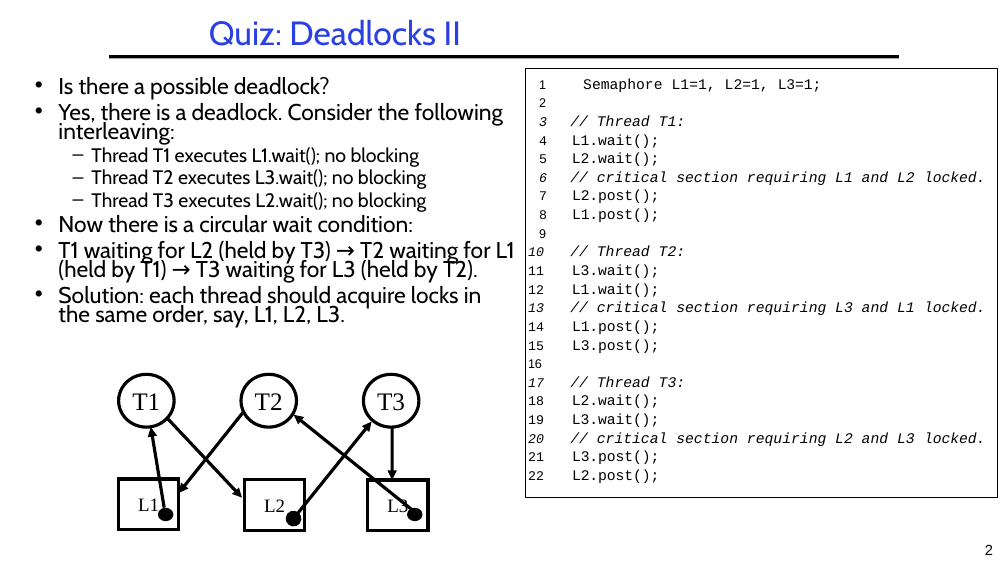
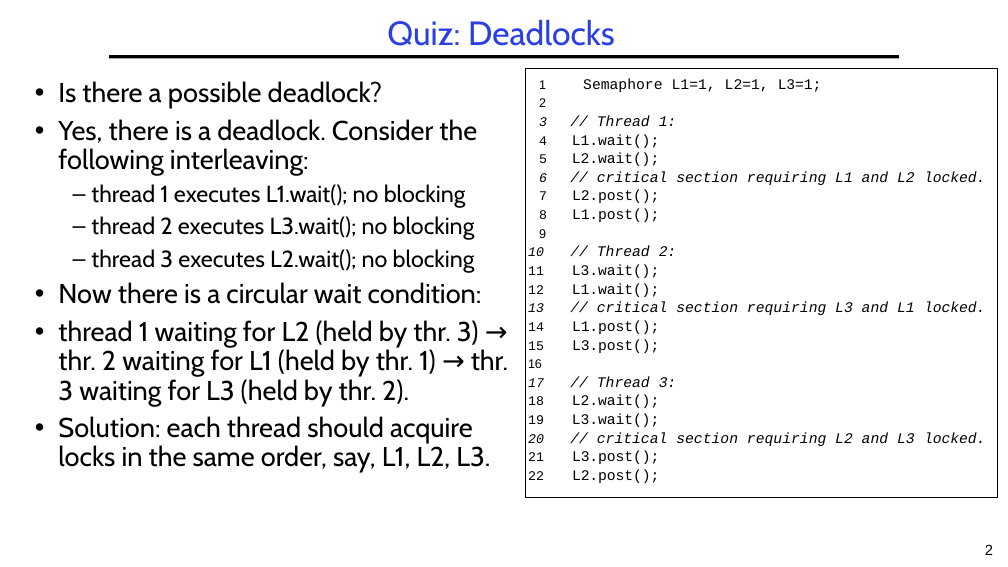
Before and after one commit to guhofstra/CSC256Fa25, a slide deck: slide 2 of PPTs/L4-Exercises ANS.pptx. Drawn at 1008x567 pixels with LibreOffice and Linux fonts; fonts in the diff are those of the drawing. Boxes give left, top, right and bottom in pixels: in the first picture for what was removed or moved away, otherwise in the second. Text is boxed around its words. In the diff, an @@ line names an element or a change of style, - is before the commit and + after.

```diff
--- a/PPTs/L4-Exercises ANS.pptx
+++ b/PPTs/L4-Exercises ANS.pptx
@@ title at (387,19,615,46): text changed @@
-Quiz: Deadlocks II
+Quiz: Deadlocks
@@ text at (58,81,490,473): size 21.7 to 25.9 pt in "Is there a possible deadlock?", "Yes, there is a deadlock. Consider the ...", "Now there is a circular wait condition:", "Solution: each thread should acquire locks in ..."; line spacing 0.7 to 0.9; more space between paragraphs @@
@@ text at (597,115,676,126): text changed @@
-3 // Thread T1:
+3 // Thread 1:
@@ text at (91,184,475,273): text changed; size 18.6 to 22.2 pt @@
-  – Thread T1 executes L1.wait(); no blocking
-  – Thread T2 executes L3.wait(); no blocking
-  – Thread T3 executes L2.wait(); no blocking
+  – thread 1 executes L1.wait(); no blocking
+  – thread 2 executes L3.wait(); no blocking
+  – thread 3 executes L2.wait(); no blocking
@@ text at (597,246,676,256): text changed @@
-10 // Thread T2:
+10 // Thread 2:
@@ text at (58,320,508,406): text changed; size 21.7 to 25.9 pt @@
-• T1 waiting for L2 (held by T3) → T2 waiting for L1 (held by T1) → T3 waiting for L3 (held by T2).
+• thread 1 waiting for L2 (held by thr. 3) → thr. 2 waiting for L1 (held by thr. 1) → thr. 3 waiting for L3 (held by thr. 2).
@@ ellipse removed at (119,374,174,427) @@
-T1
@@ ellipse removed at (241,374,296,427) @@
-T2
@@ ellipse removed at (364,374,419,427) @@
-T3
@@ text at (597,376,676,387): text changed @@
-17 // Thread T3:
+17 // Thread 3:
@@ arrow removed from (166, 417) to (242, 498) @@
@@ arrow removed from (243, 413) to (179, 493) @@
@@ arrow removed from (421, 517) to (294, 415) @@
@@ arrow removed from (164, 508) to (151, 427) @@
@@ double arrow removed from (293, 519) to (371, 422) @@
@@ arrow removed from (392, 427) to (392, 480) @@
@@ rectangle removed at (119,479,179,530) @@
-L1
@@ rectangle removed at (244,480,305,531) @@
-L2
@@ rectangle removed at (368,480,428,531) @@
-L3
@@ ellipse removed at (160,510,172,520) @@
@@ ellipse removed at (409,510,421,520) @@
```
Also in this commit, not shown: 6 other slides changed, 11 slides added, 11 other files.
